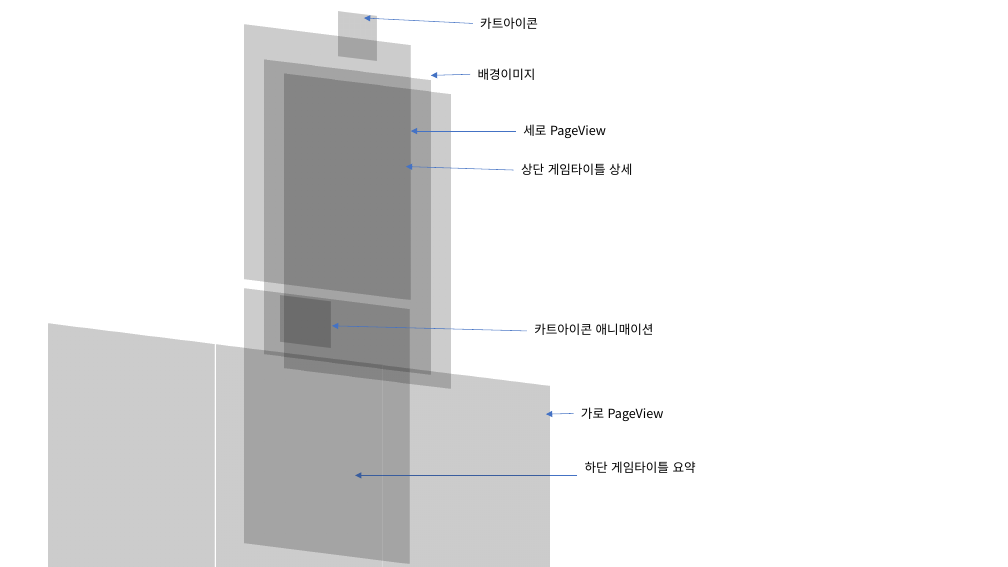
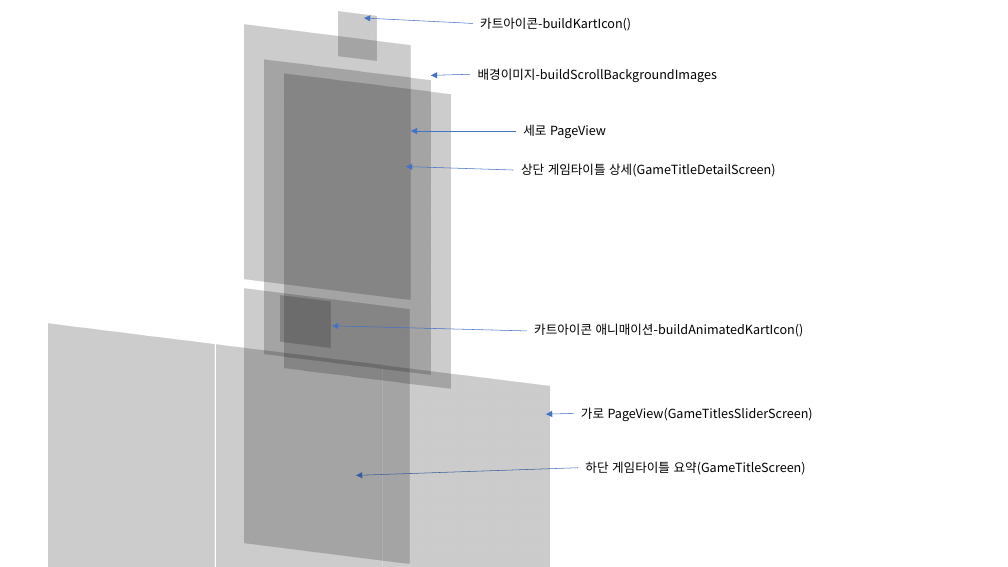
Before and after one commit to samse/flutter_challenge, a slide deck: slide 2 of animation_class/anim_final/졸작프리젠테이션.pptx. Drawn at 1008x567 pixels with LibreOffice and Linux fonts; fonts in the diff are those of the drawing. Boxes give left, top, right and bottom in pixels: in the first picture for what was removed or moved away, otherwise in the second. Text is boxed around its words. In the diff, an @@ line names an element or a change of style, - is before the commit and + after.

```diff
--- a/animation_class/anim_final/졸작프리젠테이션.pptx
+++ b/animation_class/anim_final/졸작프리젠테이션.pptx
@@ text at box(480, 17, 631, 31): text changed @@
-카트아이콘
+카트아이콘-buildKartIcon()
@@ text at box(478, 68, 717, 82): text changed @@
-배경이미지
+배경이미지-buildScrollBackgroundImages
@@ text at box(521, 163, 775, 177): text changed @@
-상단 게임타이틀 상세
+상단 게임타이틀 상세(GameTitleDetailScreen)
@@ text at box(534, 323, 804, 336): text changed @@
-카트아이콘 애니매이션
+카트아이콘 애니매이션-buildAnimatedKartIcon()
@@ text at box(581, 407, 813, 421): text changed @@
-가로 PageView
+가로 PageView(GameTitlesSliderScreen)
@@ arrow moved from (577, 476) - (355, 476) to (578, 468) - (356, 476) @@
@@ text at box(585, 461, 806, 475): text changed @@
-하단 게임타이틀 요약
+하단 게임타이틀 요약(GameTitleScreen)
```
Also in this commit, not shown: 2 other files.
